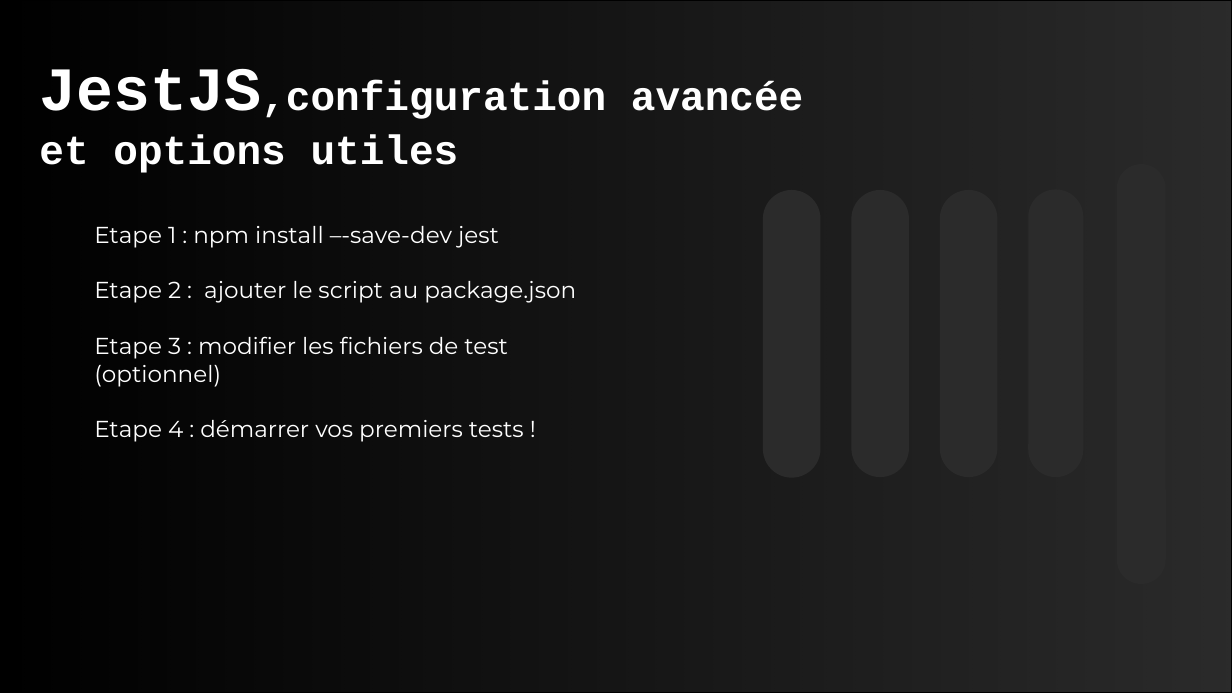
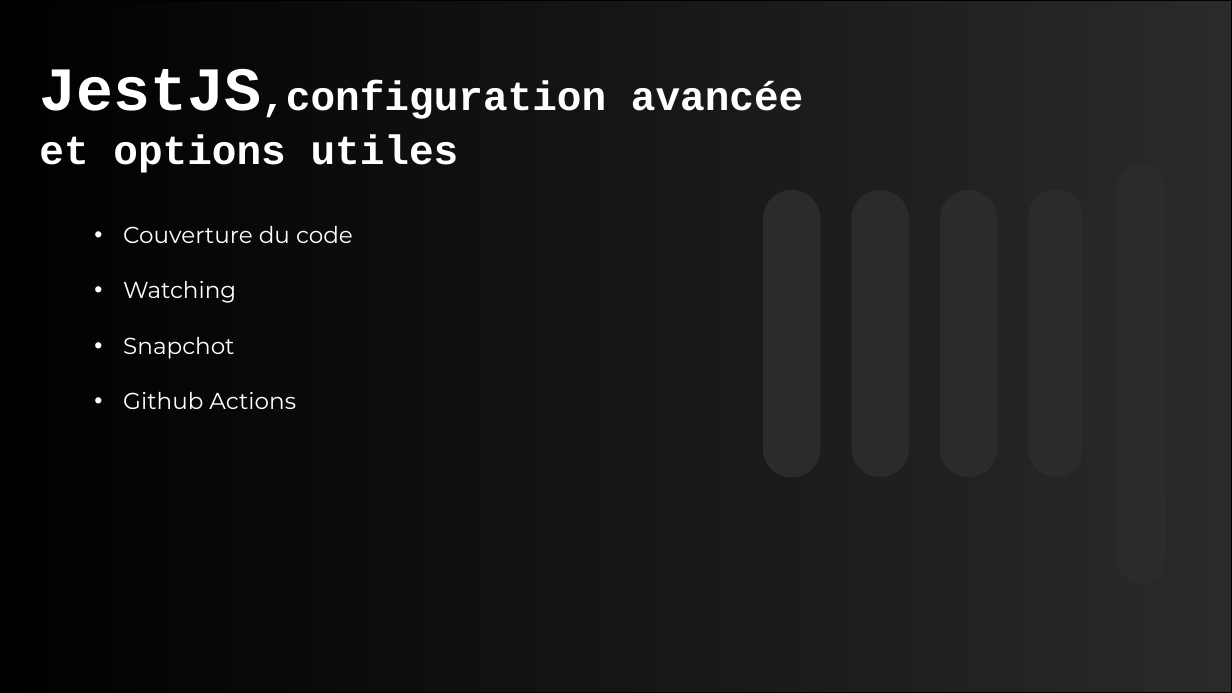
Before and after one commit to Beyxyy/jest_test, a slide deck: slide 5 of presentation.pptx. Drawn at 1232x693 pixels with LibreOffice and Linux fonts; fonts in the diff are those of the drawing; background and template pictures are left out; a plain dark background stands for a picture behind light text. Boxes give left, top, right and bottom in pixels: in the first picture for what was removed or moved away, otherwise in the second. Text is boxed around its words. In the diff, an @@ line names an element or a change of style, - is before the commit and + after.

```diff
--- a/presentation.pptx
+++ b/presentation.pptx
@@ text at (x1=123, y1=226, x2=353, y2=409): text changed @@
-Etape 1 : npm install –-save-dev jest
-Etape 2 : ajouter le script au package.json
-Etape 3 : modifier les fichiers de test (optionnel)
-Etape 4 : démarrer vos premiers tests !
+• Couverture du code
+• Watching
+• Snapchot
+• Github Actions
```
Also in this commit, not shown: 1 other file.
